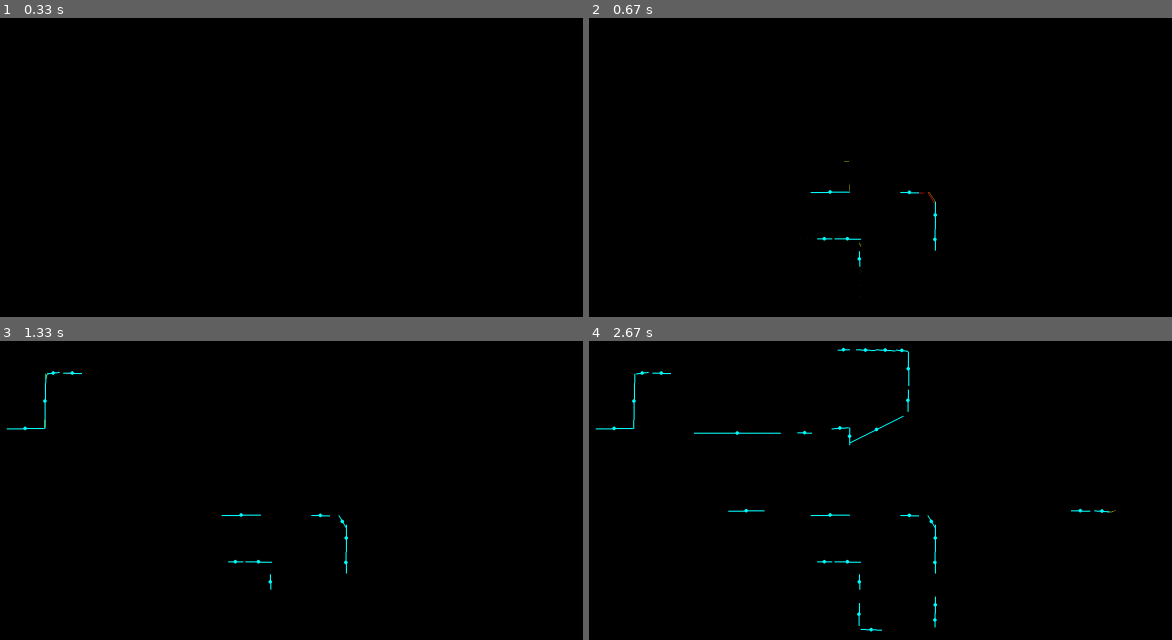
Above: before the commit, frames 1-4 (two rows, left to right).
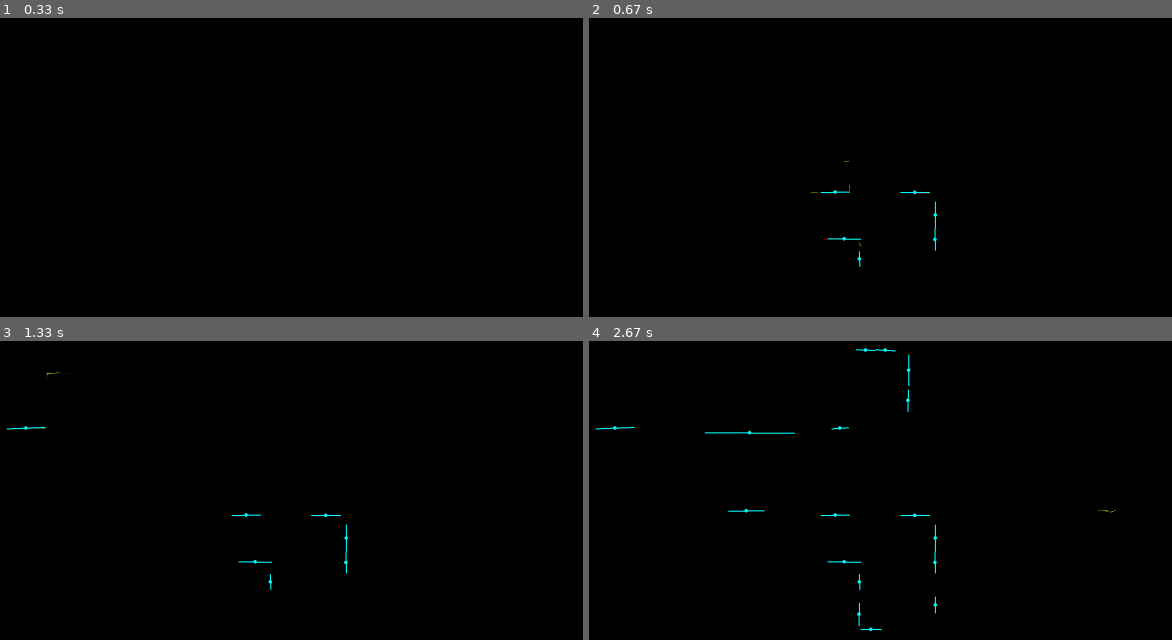
Above: after the commit, the same moments.

Repository: Amanuel-1/SLAM
Game: pygame game, started from main.py
Two runs of this game, one before a commit and one after it. Both use one fixed random seed, a clock stepped at 60 frames per second and the inputs below.
Inputs (mouse positions are in pixels of both pictures, inside the frame that each line leads up to):
- Up to frame 1 (0.33 s): no input
- Up to frame 2 (0.67 s): click (868, 230) at 0.38 s
- Up to frame 3 (1.33 s): tap 4 at 0.67 s; click (46, 367) at 1.05 s
- Up to frame 4 (2.67 s): hold 2 1.33-1.8 s; click (886, 385) at 1.42 s; click (868, 613) at 1.88 s; click (740, 448) at 2.22 s; click (1107, 508) at 2.58 s

Frame 1 is identical in both runs. In frame 2, 0.1% of the frame differs, in the area x 37-60%, y 57-75%; in frame 3, 0.2%; in frame 4, 0.6%, in the area x 2-90%, y 2-98%.

Commit message:
fixes : change configs to prevent  bridging across openings and also optimize code

Diff:
--- a/config.py
+++ b/config.py
@@ -33,24 +33,14 @@
 MAX_LANDMARK_DISTANCE = 150.0
 
 # Line extraction parameters (seeded region growing algorithm)
-# Based on: "A line segment extraction algorithm using laser data based on seeded region growing"
-# Adjusted for wall detection: tighter thresholds to fit along walls, not across thickness
-LINE_EXTRACTION_EPSILON = 2.0    # ε: Perpendicular distance threshold (d2) - pixels
-                                  # Increased to allow fitting along longer walls
-LINE_EXTRACTION_DELTA = 2.0      # δ: Point-to-predicted-point distance threshold (d1) - pixels
-                                  # Increased to allow fitting along longer walls
-LINE_EXTRACTION_S_NUM = 5        # S_num: Number of points to fit seed segment
-                                  # Increased for more robust seed detection
-LINE_EXTRACTION_P_MIN = 5        # P_min: Minimum number of points for valid segment
-                                  # Increased to filter out short spurious segments
-LINE_EXTRACTION_L_MIN = 30.0     # L_min: Minimum segment length (pixels)
-                                  # Increased to prefer longer wall segments
-LINE_EXTRACTION_G_MAX = 5.0      # G_max: Maximum gap between consecutive points (pixels)
-                                  # Reduced to prevent bridging windows/doors
-LINE_EXTRACTION_ANGLE_GAP_MAX = 0.1  # Maximum angular gap (radians) ~5.7 degrees
-                                      # Prevents connecting across windows/doors
-LINE_EXTRACTION_DISTANCE_JUMP_RATIO = 1.5  # Max ratio of distance change between consecutive points
-                                            # Prevents connecting across gaps
+LINE_EXTRACTION_EPSILON = 2.0
+LINE_EXTRACTION_DELTA = 2.0
+LINE_EXTRACTION_S_NUM = 5
+LINE_EXTRACTION_P_MIN = 6
+LINE_EXTRACTION_L_MIN = 40.0
+LINE_EXTRACTION_G_MAX = 8.0
+LINE_EXTRACTION_ANGLE_GAP_MAX = 0.08
+LINE_EXTRACTION_DISTANCE_JUMP_RATIO = 1.3
 
 # Visualization
 BACKGROUND_COLOR = (255, 255, 255)
--- a/main.py
+++ b/main.py
@@ -130,43 +130,51 @@
                         points, pred_points, (i, j) = seed_data
                         seed_segments.append(seed_data)
 
-                        # Algorithm 2: Region growing
-                        grown_segment = line_extractor.seed_segment_growing((i, j), break_point)
+                        grown_segment = line_extractor.seed_segment_growing((i, j), break_point, position=position)
 
                         if grown_segment is not None:
                             final_segments.append(line_extractor.line_segments[-1])
-                            # Update break point to end of grown segment
+                            # uppdate break point to end of grown segment
                             break_point = grown_segment[3] + 1
                         else:
-                            # If growth failed, move past this seed
+                            #  move past this seed if growth fails
                             break_point = j + 1
 
-                    # Algorithm 3: Process overlap regions
                     if len(final_segments) > 1:
                         final_segments = line_extractor.process_overlap_regions()
 
-                    # Data association: Associate observed segments with existing landmarks
+                    validated_segments = []
+                    for seg in final_segments:
+                        if line_extractor.validate_segment_continuity(seg, sensor_position=position):
+                            validated_segments.append(seg)
+                        else:
+                            print(f"  Rejected segment spanning gap: length={seg.get('length', 0):.1f}, "
+                                  f"points={seg.get('point_count', 0)}", flush=True)
+
+                    final_segments = validated_segments
+
+                    #  qssociate our observed segments with existing landmarks
                     associations = landmark_manager.associate_observations(final_segments, current_frame=frame_count)
 
-                    # Remove old landmarks that haven't been seen recently
+                    # remove old landmarks that haven't been seen recently :
                     landmark_manager.remove_old_landmarks(max_age=10, current_frame=frame_count)
 
-                    # Get strong landmarks (features observed multiple times)
+                    #  strong landmarks(features observed multiple timess)
                     strong_landmarks = landmark_manager.get_strong_landmarks()
-
+                    print("strong langmarks:",strong_landmarks)
                     # Visualize seed segments (for debugging)
                     if viz_mode in ['seeds', 'all']:
                         world.visualize_seed_segments(seed_segments, color=(255, 255, 0), thickness=1)
 
-                    # Visualize final line segments (current observations)
+                    #draw the final line segments (current observations)
                     if viz_mode in ['lines', 'all']:
                         world.visualize_line_segments(final_segments, color=(255, 0, 0), thickness=2)
 
-                    # Visualize strong landmarks (cyan color)
+
                     if strong_landmarks:
                         world.visualize_landmarks(strong_landmarks, color=(0, 255, 255), thickness=3)
 
-                    # Print statistics
+
                     print(f"Frame {frame_count}: {len(seed_segments)} seeds, {len(final_segments)} segments, "
                           f"{len(associations)} associations, {len(strong_landmarks)} strong landmarks", flush=True)
 
--- a/utils/extraction.py
+++ b/utils/extraction.py
@@ -112,6 +112,44 @@
             if j > self.NP:
                 continue
 
+            has_gap = False
+            for k in range(i, min(j - 1, len(self.laser_points) - 1)):
+                point_k, angle_k = self.laser_points[k]
+                point_k1, angle_k1 = self.laser_points[k + 1]
+
+                if abs(angle_k1 - angle_k) > self.ANGLE_GAP_MAX:
+                    has_gap = True
+                    break
+
+                dx = point_k1[0] - point_k[0]
+                dy = point_k1[1] - point_k[1]
+                spatial_gap_sq = dx * dx + dy * dy
+                if spatial_gap_sq > self.GMAX * self.GMAX:
+                    has_gap = True
+                    break
+
+                dx_k = point_k[0] - position[0]
+                dy_k = point_k[1] - position[1]
+                range_sq_k = dx_k * dx_k + dy_k * dy_k
+
+                dx_k1 = point_k1[0] - position[0]
+                dy_k1 = point_k1[1] - position[1]
+                range_sq_k1 = dx_k1 * dx_k1 + dy_k1 * dy_k1
+
+                if range_sq_k > 0 and range_sq_k1 > 0:
+                    ratio_threshold_sq = self.DISTANCE_JUMP_RATIO * self.DISTANCE_JUMP_RATIO
+                    if range_sq_k > range_sq_k1:
+                        if range_sq_k > ratio_threshold_sq * range_sq_k1:
+                            has_gap = True
+                            break
+                    else:
+                        if range_sq_k1 > ratio_threshold_sq * range_sq_k:
+                            has_gap = True
+                            break
+
+            if has_gap:
+                continue
+
             # Fit line to seed segment points
             # Paper: fit Seed(i, j)
             m, b = odr_fit(self.laser_points[i:j])
@@ -160,7 +198,7 @@
 
         return None
 
-    def seed_segment_growing(self, indices: Tuple[int, int], break_point: int) -> Optional[List]:
+    def seed_segment_growing(self, indices: Tuple[int, int], break_point: int, position: Tuple[float, float] = (0, 0)) -> Optional[List]:
         """
         Algorithm 2: Region growing
 
@@ -190,64 +228,52 @@
         pb = i - 1
 
         # Forward growth
-        # Paper: while (distance from point at P_f to Line(P_b, P_f) < ε) do
-        # Initialize tracking variables for gap detection
-        last_included_point = self.laser_points[j] if j < len(self.laser_points) else None  # Start from seed end
-        last_included_dist = None
-        if last_included_point is not None:
-            from utils.geometry import distance
-            try:
-                last_included_dist = distance(last_included_point[0], (0, 0))
-            except:
-                pass
+        last_included_point = self.laser_points[j - 1] if j > 0 and j - 1 < len(self.laser_points) else None
+
+        sensor_x, sensor_y = position if position else (0, 0)
+        gmax_sq = self.GMAX * self.GMAX
+        ratio_threshold_sq = self.DISTANCE_JUMP_RATIO * self.DISTANCE_JUMP_RATIO
 
         while pf < self.NP:
-            # Ensure pf is within valid bounds
             if pf >= len(self.laser_points):
                 break
 
             point, angle = self.laser_points[pf]
 
-            # FIRST: Check gap constraints BEFORE checking line fit
-            # This prevents bridging across windows/doors
             if last_included_point is not None:
                 prev_point, prev_angle = last_included_point
 
-                # Check spatial gap
-                spatial_gap = point_point_distance(prev_point, point)
-                if spatial_gap > self.GMAX:
-                    break  # Gap too large, stop growing
-
-                # Check angular gap (large jumps indicate windows/doors)
-                angular_gap = abs(angle - prev_angle)
-                if angular_gap > self.ANGLE_GAP_MAX:
-                    break  # Angular gap too large, likely a window/door
-
-                # Check distance jump (sudden changes in range indicate gaps)
-                # Use distance from origin as proxy for range measurement
-                from utils.geometry import distance
-                try:
-                    curr_dist = distance(point, (0, 0))
-                    if last_included_dist is not None and last_included_dist > 0:
-                        dist_ratio = max(curr_dist, last_included_dist) / min(curr_dist, last_included_dist)
-                        if dist_ratio > self.DISTANCE_JUMP_RATIO:
-                            break  # Large distance jump, likely a gap (window/door)
-                    last_included_dist = curr_dist
-                except:
-                    pass  # If distance calculation fails, continue
-
-            # SECOND: Check if point is within epsilon distance of current line
+                if abs(angle - prev_angle) > self.ANGLE_GAP_MAX:
+                    break
+
+                dx = point[0] - prev_point[0]
+                dy = point[1] - prev_point[1]
+                if dx * dx + dy * dy > gmax_sq:
+                    break
+
+                dx_prev = prev_point[0] - sensor_x
+                dy_prev = prev_point[1] - sensor_y
+                range_sq_prev = dx_prev * dx_prev + dy_prev * dy_prev
+
+                dx_curr = point[0] - sensor_x
+                dy_curr = point[1] - sensor_y
+                range_sq_curr = dx_curr * dx_curr + dy_curr * dy_curr
+
+                if range_sq_prev > 0 and range_sq_curr > 0:
+                    if range_sq_prev > range_sq_curr:
+                        if range_sq_prev > ratio_threshold_sq * range_sq_curr:
+                            break
+                    else:
+                        if range_sq_curr > ratio_threshold_sq * range_sq_prev:
+                            break
+
             d = point_line_distance(point, line)
             if d > self.EPSILON:
                 break
 
-            # Point passed all checks, include it
             last_included_point = self.laser_points[pf]
-
-            # Refit line with expanded segment
-            # Paper: refit Line(P_b, P_f)
             pf += 1
-            # Check bounds: pf should be <= len (exclusive end for slicing)
+
             if pf <= len(self.laser_points):
                 try:
                     m, b = odr_fit(self.laser_points[pb + 1:pf])
@@ -265,61 +291,48 @@
             pf = len(self.laser_points) - 1
 
         # Backward growth
-        # Paper: while (distance from point at P_b to Line(P_b, P_f) < ε) do
-        # Initialize tracking variables for gap detection
-        last_included_point_backward = self.laser_points[i] if i < len(self.laser_points) else None  # Start from seed start
-        last_included_dist_backward = None
-        if last_included_point_backward is not None:
-            from utils.geometry import distance
-            try:
-                last_included_dist_backward = distance(last_included_point_backward[0], (0, 0))
-            except:
-                pass
+        last_included_point_backward = self.laser_points[i] if i < len(self.laser_points) else None
 
         while pb >= break_point and pb >= 0:
-            # Ensure pb is within valid bounds
             if pb >= len(self.laser_points):
                 break
 
             point, angle = self.laser_points[pb]
 
-            # FIRST: Check gap constraints BEFORE checking line fit
             if last_included_point_backward is not None:
                 next_point, next_angle = last_included_point_backward
 
-                # Check spatial gap
-                spatial_gap = point_point_distance(point, next_point)
-                if spatial_gap > self.GMAX:
-                    break  # Gap too large, stop growing
-
-                # Check angular gap
-                angular_gap = abs(angle - next_angle)
-                if angular_gap > self.ANGLE_GAP_MAX:
-                    break  # Angular gap too large
-
-                # Check distance jump
-                try:
-                    from utils.geometry import distance
-                    curr_dist = distance(point, (0, 0))
-                    if last_included_dist_backward is not None and last_included_dist_backward > 0:
-                        dist_ratio = max(curr_dist, last_included_dist_backward) / min(curr_dist, last_included_dist_backward)
-                        if dist_ratio > self.DISTANCE_JUMP_RATIO:
-                            break  # Large distance jump, likely a gap
-                    last_included_dist_backward = curr_dist
-                except:
-                    pass
-
-            # SECOND: Check if point is within epsilon distance of current line
+                if abs(angle - next_angle) > self.ANGLE_GAP_MAX:
+                    break
+
+                dx = point[0] - next_point[0]
+                dy = point[1] - next_point[1]
+                if dx * dx + dy * dy > gmax_sq:
+                    break
+
+                dx_point = point[0] - sensor_x
+                dy_point = point[1] - sensor_y
+                range_sq_point = dx_point * dx_point + dy_point * dy_point
+
+                dx_next = next_point[0] - sensor_x
+                dy_next = next_point[1] - sensor_y
+                range_sq_next = dx_next * dx_next + dy_next * dy_next
+
+                if range_sq_point > 0 and range_sq_next > 0:
+                    if range_sq_point > range_sq_next:
+                        if range_sq_point > ratio_threshold_sq * range_sq_next:
+                            break
+                    else:
+                        if range_sq_next > ratio_threshold_sq * range_sq_point:
+                            break
+
             d = point_line_distance(point, line)
             if d > self.EPSILON:
                 break
 
-            # Point passed all checks, include it
             last_included_point_backward = self.laser_points[pb]
-
-            # Refit line with expanded segment
-            # Paper: refit Line(P_b, P_f)
             pb -= 1
+
             if pb >= break_point and pb >= 0 and pf + 1 <= len(self.laser_points):
                 try:
                     m, b = odr_fit(self.laser_points[pb + 1:pf + 1])
@@ -482,6 +495,34 @@
 
         return sorted_segments
 
+    def validate_segment_continuity(self, segment: dict, sensor_position: Tuple[float, float] = None) -> bool:
+        """
+        Lightweight validation that a line segment represents a continuous surface.
+        Samples key points to check for outliers that indicate bridging across gaps.
+        """
+        line_params = segment.get('line_params')
+        points = segment.get('points', [])
+
+        if line_params is None or len(points) < 3:
+            return True
+
+        sample_indices = [0, len(points) // 2, len(points) - 1]
+        if len(points) > 10:
+            sample_indices.extend([len(points) // 4, 3 * len(points) // 4])
+
+        max_dist = 0.0
+        for idx in sample_indices:
+            if idx < len(points):
+                point = points[idx][0]
+                dist = point_line_distance(point, line_params)
+                if dist > max_dist:
+                    max_dist = dist
+
+        if max_dist > 2.0 * self.EPSILON:
+            return False
+
+        return True
+
 
 class IncrementalExtraction(LineExtraction):
     """Incremental line extraction algorithm (stub)"""
